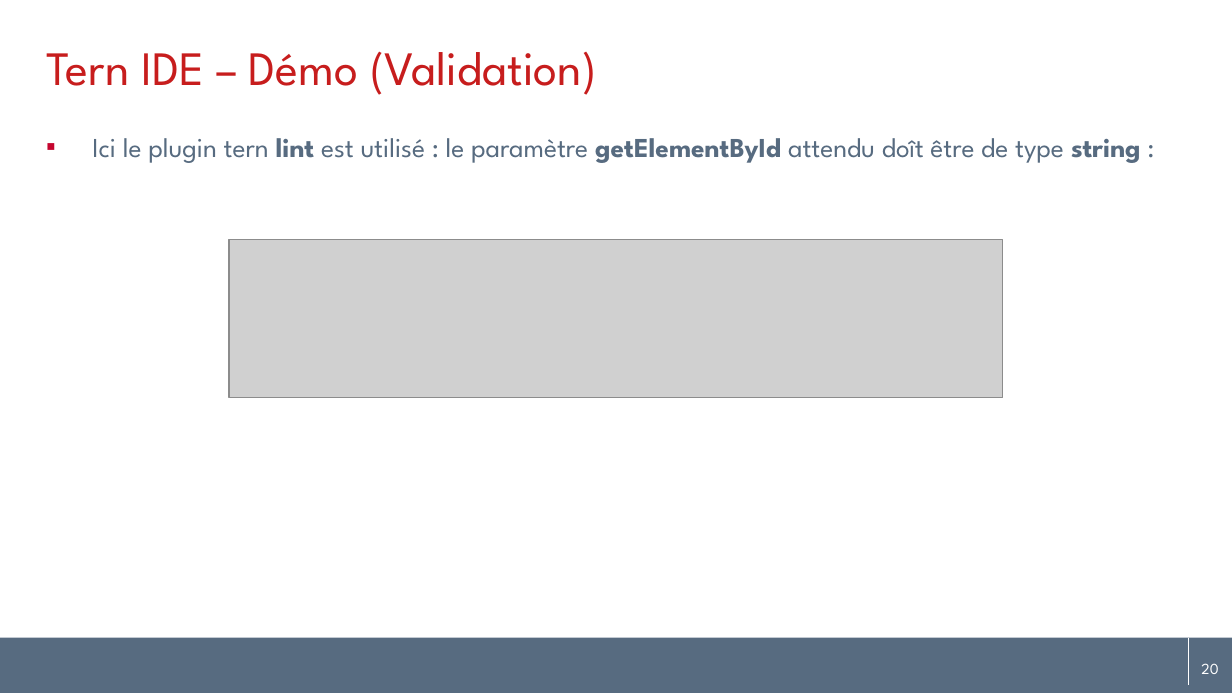
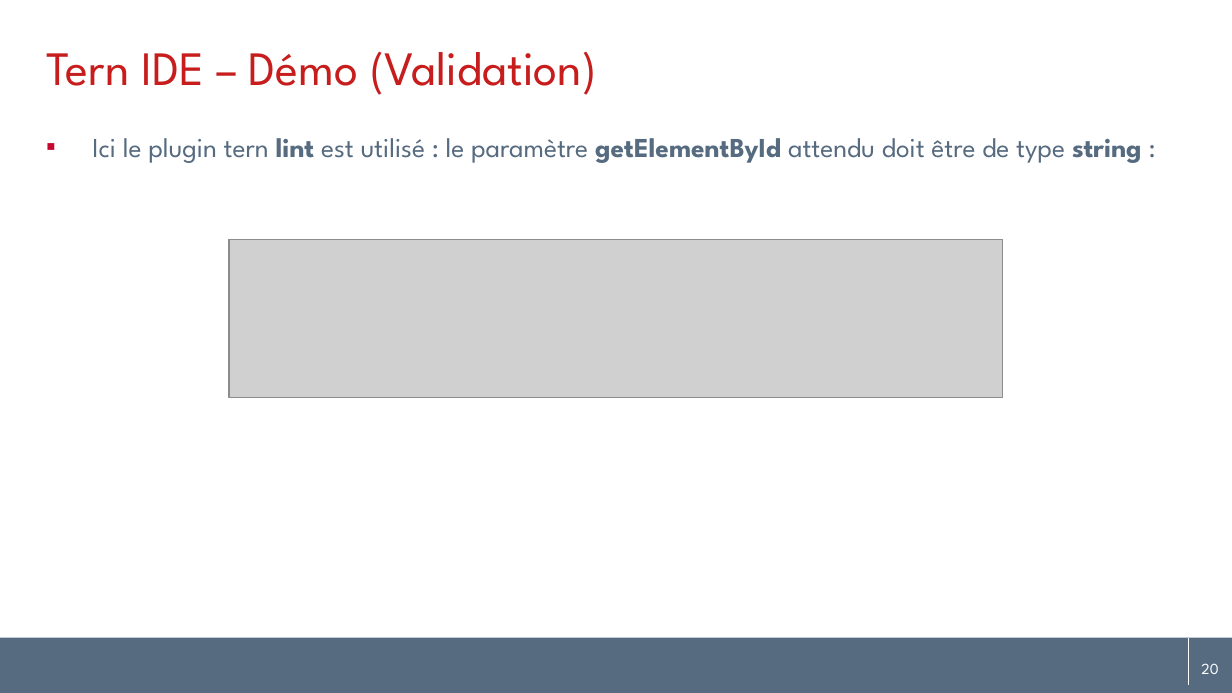
Before and after one commit to angelozerr/tern.java, a slide deck: slide 20 of docs/tern.java_fr.pptx. Drawn at 1232x693 pixels with LibreOffice and Linux fonts; fonts in the diff are those of the drawing; grey boxes stand for pictures; background and template pictures are left out. Boxes give left, top, right and bottom in pixels: in the first picture for what was removed or moved away, otherwise in the second. Text is boxed around its words. In the diff, an @@ line names an element or a change of style, - is before the commit and + after.

```diff
--- a/docs/tern.java_fr.pptx
+++ b/docs/tern.java_fr.pptx
@@ text at <box>92,138,1142,163</box>: text changed @@
-▪ Ici le plugin tern lint est utilisé : le paramètre getElementById attendu doît être de type string :
+▪ Ici le plugin tern lint est utilisé : le paramètre getElementById attendu doit être de type string :
```
Also in this commit, not shown: 23 other slides changed, 1 other file.
